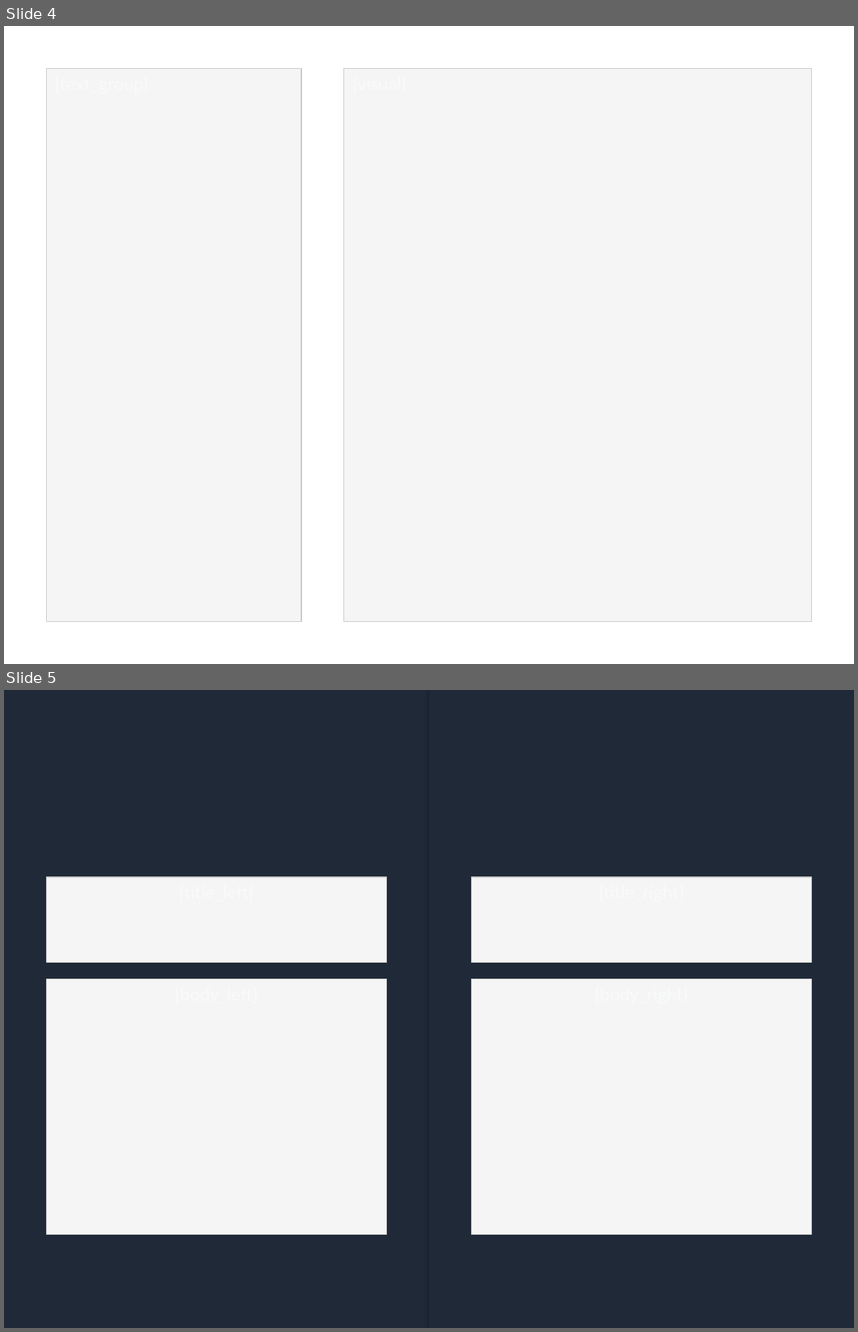
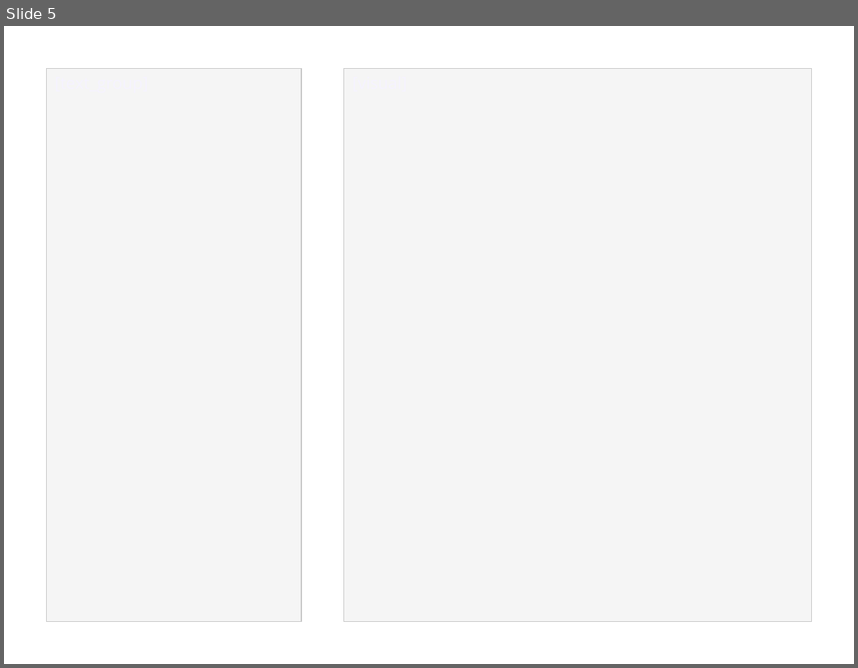
Before and after one commit to Sanjaykudikala/ppt-automation, a slide deck: output/empty_template.pptx. Shown one above the other, each under a label of ours: slides 4 and 5 before the commit, slide 5 after it. The pictures are 858x1332 and 858x668 pixels, drawn with LibreOffice and Linux fonts; fonts in the diff are those of the drawing. Boxes give left, top, right and bottom in pixels: in the first picture for what was removed or moved away, otherwise in the second. Text is boxed around its words. In the diff, an @@ line names an element or a change of style, - is before the commit and + after.

```diff
--- a/output/empty_template.pptx
+++ b/output/empty_template.pptx
@@ slide 5 removed at box(4, 690, 854, 1328), background #FFFFFF @@
@@ rectangle removed at box(4, 690, 429, 1328) @@
@@ rectangle removed at box(429, 690, 854, 1328) @@
@@ rectangle removed at box(47, 877, 386, 962) @@
@@ rectangle removed at box(472, 877, 811, 962) @@
@@ rectangle removed at box(47, 979, 386, 1234) @@
@@ rectangle removed at box(472, 979, 811, 1234) @@
@@ what was slide 4 is now slide 5 @@
```
Also in this commit, not shown: 4 other slides changed, 3 slides added, 3 other slides removed, 8 other files.
